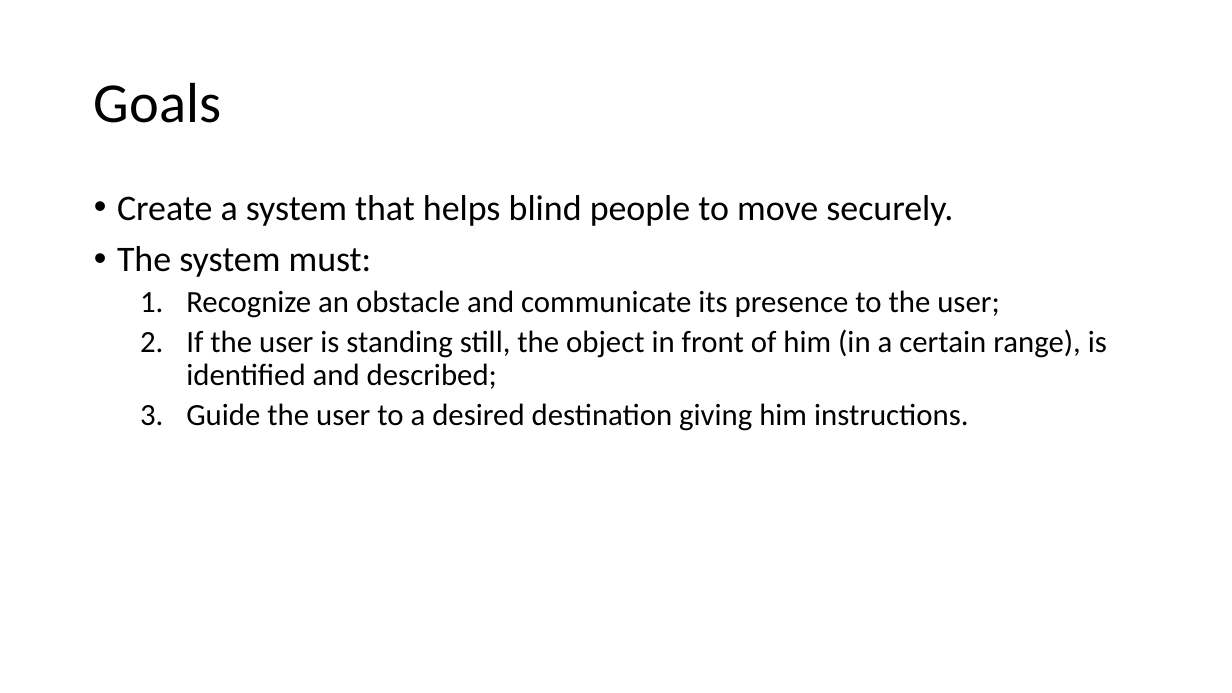
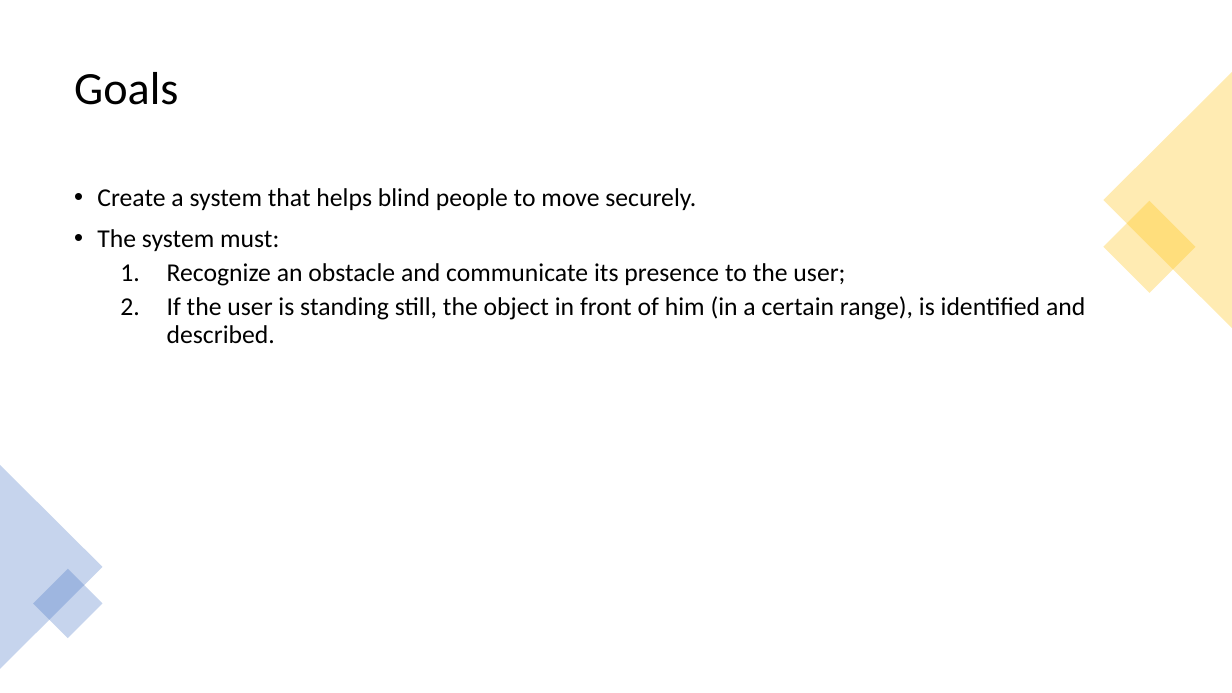
Before and after one commit to TheSmetz/Blinduino, a slide deck: slide 2 of Blinduino.pptx. Drawn at 1232x693 pixels with LibreOffice and Linux fonts; fonts in the diff are those of the drawing. Boxes give left, top, right and bottom in pixels: in the first picture for what was removed or moved away, otherwise in the second. Text is boxed around its words. In the diff, an @@ line names an element or a change of style, - is before the commit and + after.

Commit message:
Updated Blinduino presentation

```diff
--- a/Blinduino.pptx
+++ b/Blinduino.pptx
@@ title "Goals": place and size @@
-title "Goals" at [94,82,221,123]
+title "Goals" at [74,72,178,105]
@@ title "Goals" at [74,72,178,105]: size 44 to 36 pt @@
@@ triangle added at [1104,72,1232,328], fill #FFC000 at 30% opacity @@
@@ text "Create a system that helps ...": place and size @@
-text "Create a system that helps ..." at [117,195,1107,431]
+text "Create a system that helps ..." at [97,188,1085,344]
@@ text at [97,188,845,286]: size 28 to 20 pt in "Create a system that helps blind people ...", "The system must:"; size 24 to 20 pt in "Recognize an obstacle and communicate its presence ..." @@
@@ rectangle added at [1104,201,1197,294], fill #FFC000 at 30% opacity @@
@@ text at [167,296,1085,344]: text changed; size 24 to 20 pt @@
-  2. If the user is standing still, the object in front of him (in a certain range), is identified and described;
-  3. Guide the user to a desired destination giving him instructions.
+  2. If the user is standing still, the object in front of him (in a certain range), is identified and described.
@@ triangle added at [0,465,103,669], fill #4472C4 at 30% opacity @@
@@ rectangle added at [33,568,103,638], fill #4472C4 at 30% opacity @@
```
Also in this commit, not shown: 5 other slides changed, 3 slides added, 3 slides removed.
